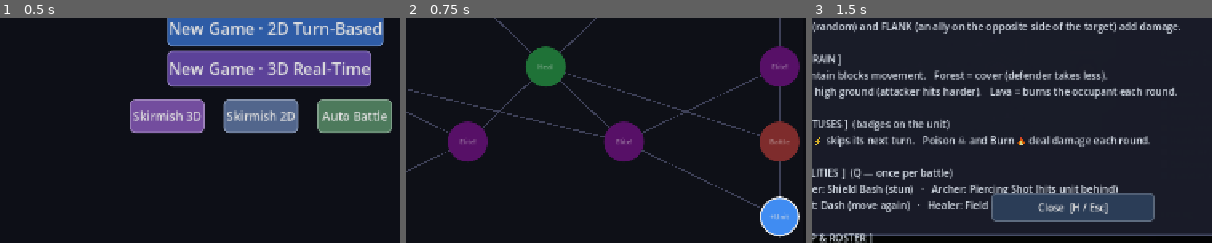
Above: before the commit, frames 1-3 (left to right).
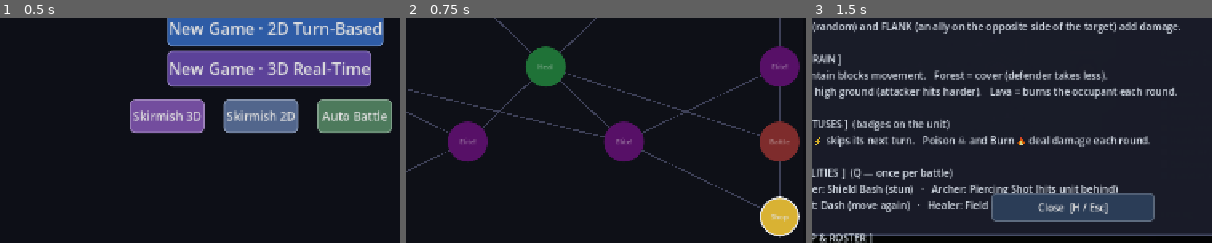
Above: after the commit, the same moments.

Repository: kabuumu/strategy-prototype
Game: Godot game, scene res://src/title/title.tscn
Same seed, same stepped clock (60 frames per second), same inputs: the game is played once before the commit and once after it.
Inputs:
- Up to frame 1 (0.5 s): no input
- Up to frame 2 (0.75 s): click "New Game · 2D Turn-Based" at 0.5 s
- Up to frame 3 (1.5 s): click "Elite!" at 1.25 s
The pictures show only the part of the screen within x 17-67%, y 43-93%; the shares and areas given below are measured in that part.

Frame 1 is identical in both runs. In frame 2, 1.2% of the frame differs, in the area x 88-98%, y 80-97%; in frame 3, nothing differs.

Commit message:
Map: drop heal from the starting-node pool
A heal opener is wasted — units begin a run at full HP. Starting nodes now
draw their utility options from gain-unit / shop only (plus the guaranteed
elite, and a normal battle when there's room for three).

Co-Authored-By: Claude Opus 4.8 <noreply@anthropic.com>

Diff:
--- a/src/game_manager.gd
+++ b/src/game_manager.gd
@@ -200,7 +200,7 @@
 var player_roster: Array[Dictionary] = []
 var gold: int = 0
 var relics: Array[String] = []   # owned relic ids (run-long passives)
-var battle_mode: String = "2d"   # how campaign battles play: "2d" hex turn-based / "3d" real-time
+var battle_mode: String = "2d"   # how campaign battles play: "2d" hex turn-based / "3d" real-time / "auto" auto-battler
 var current_tier: int = 0
 var last_chosen_index: int = -1
 var map_data: Array = []
@@ -239,6 +239,8 @@
 var pending_battle_elite: bool = false
 # When true, the campaign battle is fought as a 3D skirmish (set by level_select).
 var pending_skirmish: bool = false
+# When true, the campaign battle is auto-resolved by the auto-battler (set by level_select).
+var pending_autobattle: bool = false
 
 # ---------------------------------------------------------------------------
 func _ready() -> void:
@@ -403,7 +405,8 @@
 	var out: Array = ["elite_battle"]
 	if count >= 3:
 		out.append("battle")
-	var utility: Array = ["gain_unit", "shop", "heal"]
+	# No "heal" here — units start a run at full HP, so a heal opener is wasted.
+	var utility: Array = ["gain_unit", "shop"]
 	utility.shuffle()
 	var ui: int = 0
 	while out.size() < count:
